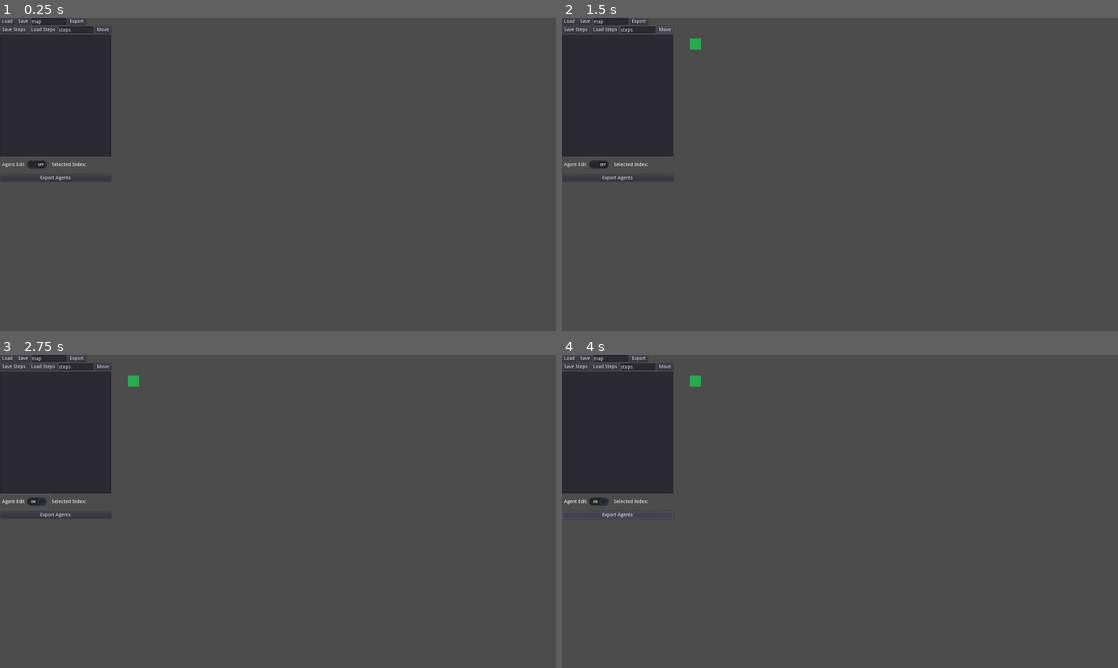
Above: before the commit, frames 1-4 (two rows, left to right).
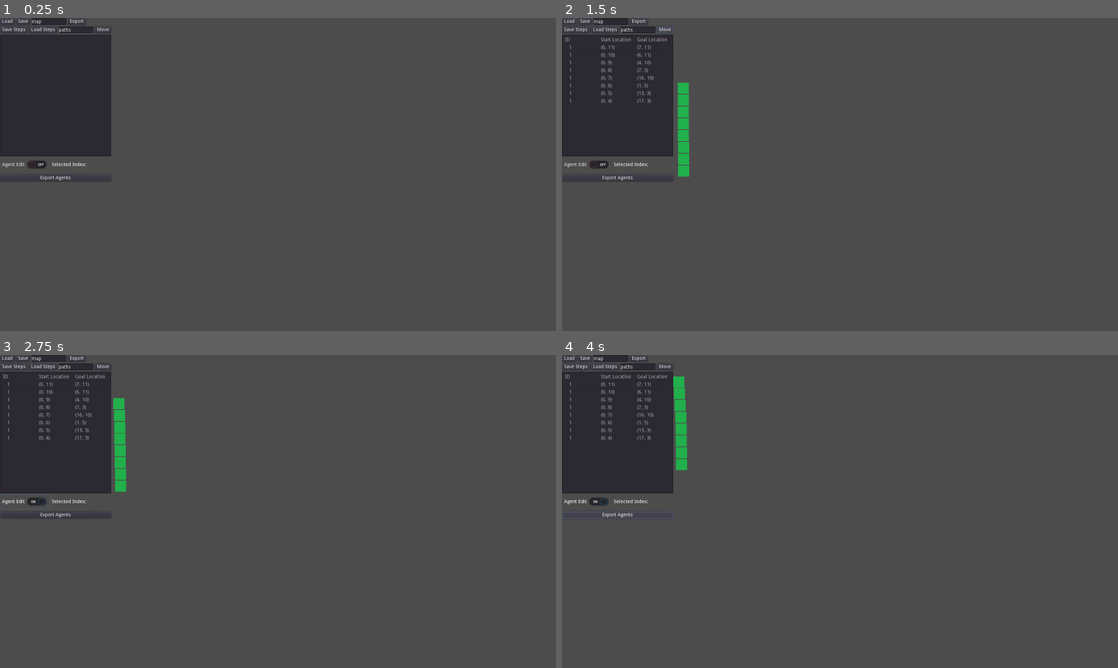
Above: after the commit, the same moments.

Repository: brcclark/MapViewer
Game: Godot game, scene res://scns/Main.tscn
Same seed, same stepped clock (60 frames per second), same inputs: the game is played once before the commit and once after it.
Inputs:
- Up to frame 1 (0.25 s): no input
- Up to frame 2 (1.5 s): click "Load Steps" at 0.5 s; click "Move" at 1.25 s
- Up to frame 3 (2.75 s): click "Agent Edit" at 2 s
- Up to frame 4 (4 s): click "Export" at 2.75 s; click "Export Agents" at 3.5 s

The runs differ from the first frame. In frame 1, less than 0.1% of the frame differs, in the area x 10-13%, y 3-5%; in frame 2, 1.0%; in frame 3, 1.0%, in the area x 0-25%, y 3-44%; in frame 4, 1.0%.
Error before the commit: Attempt to call function 'create_item' in base 'null instance' on a null instance. (res://scripts/Main.gd:57)

Commit message:
populated the tree. started to make an interface to edit the start/end goals

Diff:
--- a/scns/Main.tscn
+++ b/scns/Main.tscn
@@ -15,7 +15,9 @@
 [node name="UI" type="Control" parent="."]
 anchor_right = 1.0
 anchor_bottom = 1.0
+margin_left = 5.0
 margin_top = 1.0
+margin_right = 5.0
 margin_bottom = 1.0
 __meta__ = {
 "_edit_use_anchors_": false
@@ -108,7 +110,7 @@
 margin_right = 269.0
 margin_bottom = 20.0
 rect_min_size = Vector2( 100, 0 )
-text = "steps"
+text = "paths"
 __meta__ = {
 "_edit_use_anchors_": false
 }
@@ -131,7 +133,7 @@
 "_edit_use_anchors_": false
 }
 
-[node name="Tree" type="Tree" parent="UI/CanvasLayer/VBoxContainer/AgentList"]
+[node name="AgentListTree" type="Tree" parent="UI/CanvasLayer/VBoxContainer/AgentList"]
 margin_right = 320.0
 margin_bottom = 350.0
 rect_min_size = Vector2( 0, 350 )
@@ -185,3 +187,5 @@
 [connection signal="pressed" from="UI/CanvasLayer/VBoxContainer/HBoxContainer/VBoxContainer2/Steps/SaveSteps" to="." method="_on_SaveSteps_pressed"]
 [connection signal="pressed" from="UI/CanvasLayer/VBoxContainer/HBoxContainer/VBoxContainer2/Steps/LoadSteps" to="." method="_on_LoadSteps_pressed"]
 [connection signal="pressed" from="UI/CanvasLayer/VBoxContainer/HBoxContainer/VBoxContainer2/Steps/Move" to="." method="_on_Move_pressed"]
+[connection signal="item_double_clicked" from="UI/CanvasLayer/VBoxContainer/AgentList/AgentListTree" to="UI/CanvasLayer/VBoxContainer/AgentList" method="_on_AgentListTree_item_double_clicked"]
+[connection signal="toggled" from="UI/CanvasLayer/VBoxContainer/AgentList/AgentEditing/AgentEditMode" to="UI/CanvasLayer/VBoxContainer/AgentList" method="_on_AgentEditMode_toggled"]
--- a/scripts/AgentList.gd
+++ b/scripts/AgentList.gd
@@ -1,6 +1,33 @@
 extends VBoxContainer
+onready var agentTree = get_node("AgentListTree")
 
 func _init():
 	pass
 
-#node has
+func LoadAgents(Agents):
+	agentTree.clear()
+	var root = agentTree.create_item()
+	root.set_text(0,"ID")
+	root.set_text(1,"Start Location")
+	root.set_text(2,"Goal Location")
+	for agent in Agents:
+		var itm = agentTree.create_item(root)
+		itm.set_text(0,agent.id)
+		itm.set_editable(0,false)
+		itm.set_text(1,String(agent.start))
+		itm.set_editable(1,false)
+		itm.set_text(2,String(agent.goal))
+		itm.set_editable(2,false)
+
+
+
+func _on_AgentListTree_item_double_clicked():
+	agentTree.edit_selected()
+
+
+func _on_AgentEditMode_toggled(button_pressed):
+	var child = agentTree.get_root().get_children()
+	while child != null:
+		child.set_editable(1,button_pressed)
+		child.set_editable(2,button_pressed)
+		child = child.get_next()
--- a/scripts/Main.gd
+++ b/scripts/Main.gd
@@ -5,7 +5,7 @@
 export(PackedScene) var ObstacleTile
 export(PackedScene) var AgentScn
 
-onready var agentTree = get_node("UI/CanvasLayer/VBoxContainer/VBoxContainer/Panel/VBoxContainer/Tree")
+onready var agentTree = get_node("UI/CanvasLayer/VBoxContainer/AgentList/AgentListTree")
 
 var SavedPath : Array = []
 var currentMap : Map = Map.new()
@@ -52,10 +52,6 @@
 	func GetGridFromWorld(worldPos : Vector2) -> Vector2:
 		return Vector2((worldPos.x - self.NodeSize.x / 2) / (self.NodeSize.x + self.spacing), (worldPos.y -self.NodeSize.y / 2) / (self.NodeSize.y + self.spacing))
 
-
-func _ready():
-	var root = agentTree.create_item()
-	root.set_text(0,"Root")
 
 
 
@@ -132,34 +128,9 @@
 
 
 func _on_LoadSteps_pressed():
+
 	var fi = File.new()
-	fi.open("res://" + $UI/CanvasLayer/VBoxContainer/HBoxContainer/VBoxContainer2/Steps/StepFile.text + ".json", File.READ)
-	var text = fi.get_as_text()
-	var result_json = JSON.parse(text)
-	Agent1 = AgentScn.instance()
-	Agent1.LoadSaveData(result_json.result)
-	$map.add_child(Agent1)
-	fi.close()
-
-
-func _on_Move_pressed():
-	for agnt in Agents:
-		agnt.StepPos(50)
-
-
-func _on_print_pressed():
-#	var txt: String
-#	for y in range(currentMap.height,0,-1):
-#		for x in range(currentMap.width):
-#			if currentMap.Obstacles.find(Vector2(x,y)) >= 0:
-#				txt+="@"
-#			else:
-#				txt+="."
-#		txt+="\n"
-#	print(txt)
-#
-	var fi = File.new()
-	fi.open("res://tst/paths.txt",File.READ)
+	fi.open("res://maps/" + $UI/CanvasLayer/VBoxContainer/HBoxContainer/VBoxContainer2/Steps/StepFile.text + ".txt", File.READ)
 	var index = 1
 	while not fi.eof_reached():
 		var line = fi.get_line() as String
@@ -170,6 +141,13 @@
 			$map.add_child(agnt)
 			Agents.append(agnt)
 	fi.close()
+
+	agentTree.get_parent().LoadAgents(Agents)
+
+
+func _on_Move_pressed():
+	for agnt in Agents:
+		agnt.StepPos(50)
 
 
 func _on_BtnExport_pressed():
Not shown, added: maps/paths.txt
